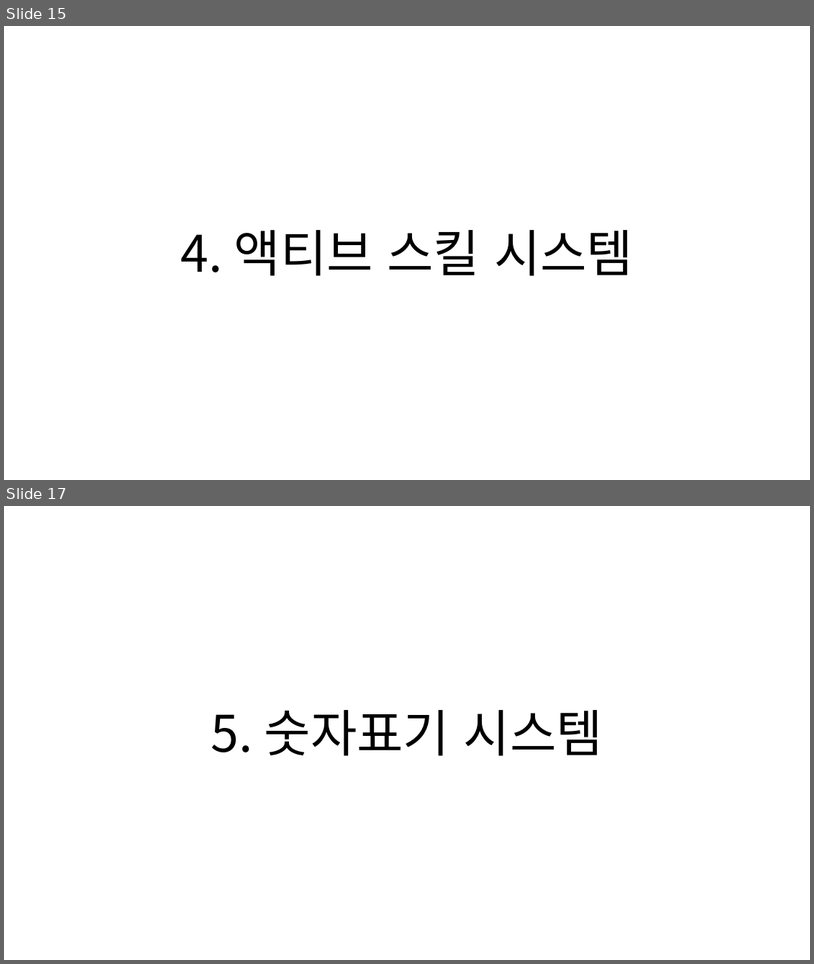
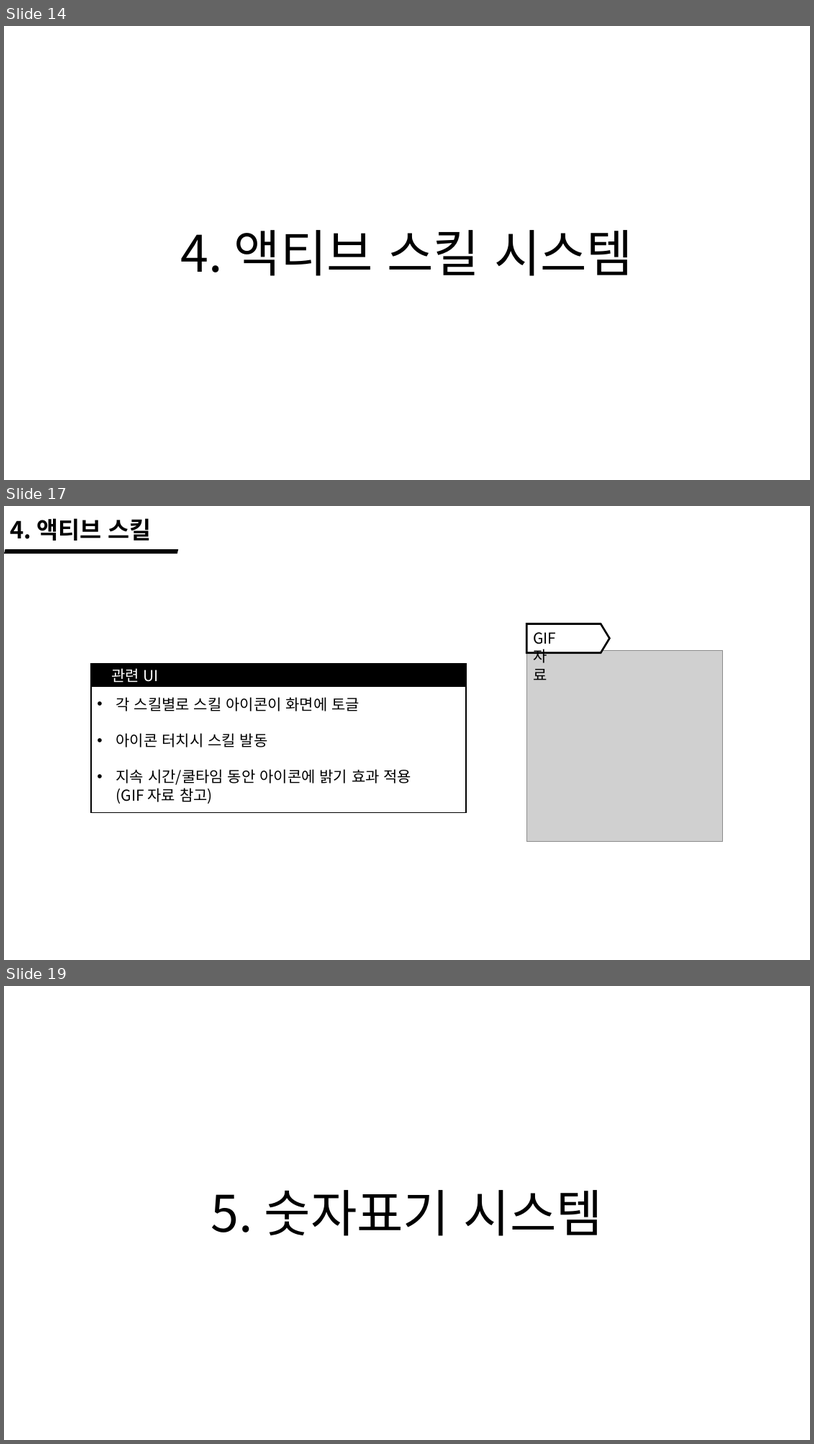
Before and after one commit to wlrud753/CarryCarrot, a slide deck: 기획서/당근키우기 시스템.pptx. Shown one above the other, each under a label of ours: slides 15 and 17 before the commit, slides 14, 17 and 19 after it; the slides between them are not shown. The pictures are 814x964 and 814x1444 pixels, drawn with LibreOffice and Linux fonts; fonts in the diff are those of the drawing; grey boxes stand for pictures. Boxes give left, top, right and bottom in pixels: in the first picture for what was removed or moved away, otherwise in the second. Text is boxed around its words. In the diff, an @@ line names an element or a change of style, - is before the commit and + after.

Commit message:
액티브 스킬 시스템 추가

```diff
--- a/기획서/당근키우기 시스템.pptx
+++ b/기획서/당근키우기 시스템.pptx
@@ slide 17 added at [4,506,810,960], background #FFFFFF @@
@@ text added at [10,518,152,541], 28 pt, text #000000, bold @@
+4. 액티브 스킬
@@ parallelogram added at [4,549,178,554], fill #000000 @@
@@ pentagon arrow added at [527,624,610,653], fill #FFFFFF, outline #000000 2.25 pt @@
@@ text added at [533,632,556,680], 18 pt, text #000000 @@
+GIF 자료
@@ picture added at [527,651,723,842] @@
@@ rectangle added at [91,663,466,812], fill #000000, outline #000000 1 pt @@
@@ text added at [111,668,159,682], 18 pt, text #FFFFFF @@
+관련 UI
@@ rectangle added at [91,686,466,812], fill #FFFFFF, outline #000000 1 pt, 18 pt, text #000000 @@
+• 각 스킬별로 스킬 아이콘이 화면에 토글
+• 아이콘 터치시 스킬 발동
+• 지속 시간/쿨타임 동안 아이콘에 밝기 효과 적용
+  (GIF 자료 참고)
@@ what was slide 15 is now slide 14 @@
@@ what was slide 17 is now slide 19 @@
```
Also in this commit, not shown: 6 slides changed, 2 other slides added, 1 slide removed.
